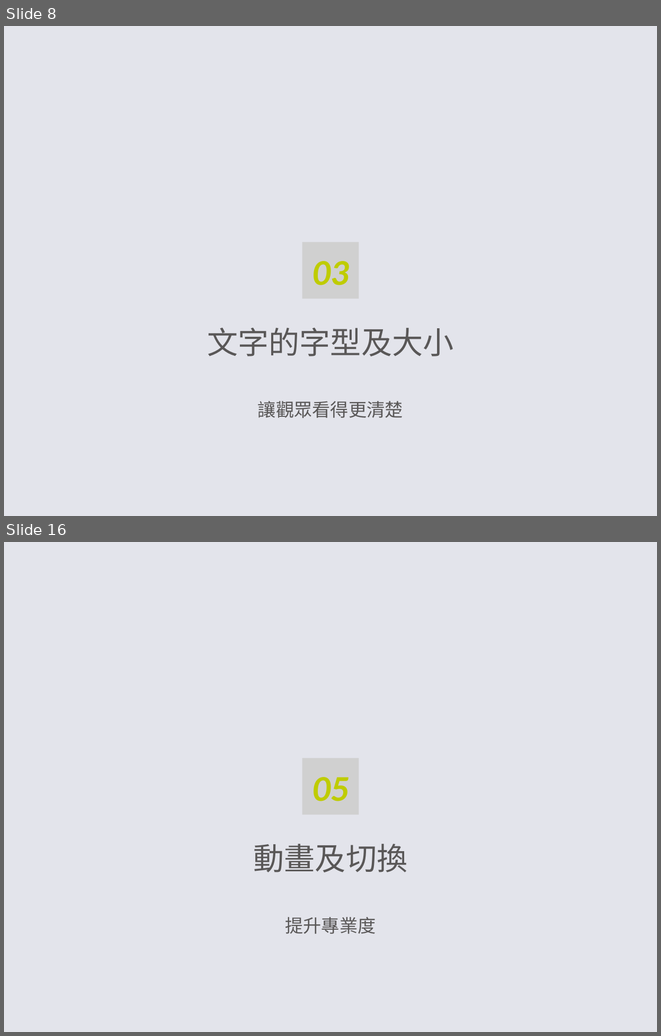
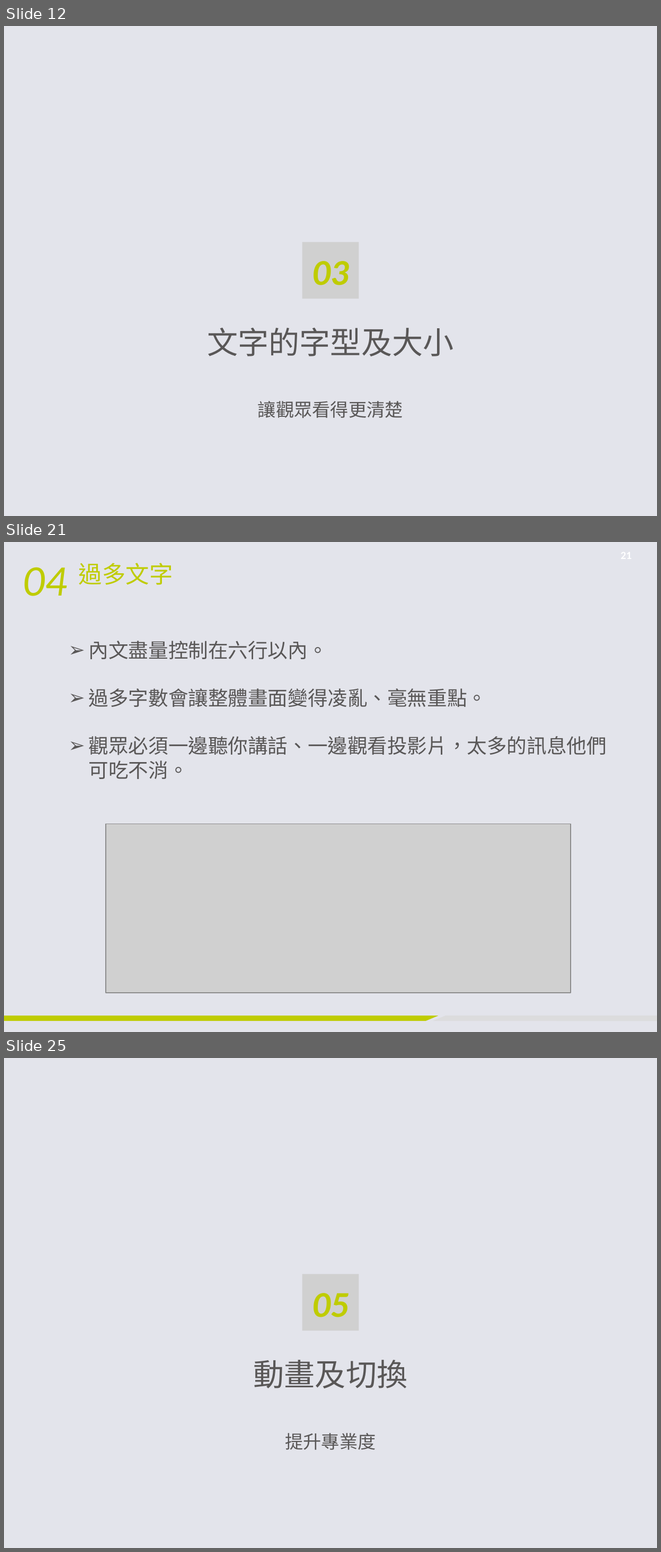
Before and after one commit to jerry092383/chungyo_hw, a slide deck: HW-Week1/簡報製作-jerry092383.pptx. Shown one above the other, each under a label of ours: slides 8 and 16 before the commit, slides 12, 21 and 25 after it; the slides between them are not shown. The pictures are 661x1036 and 661x1552 pixels, drawn with LibreOffice and Linux fonts; fonts in the diff are those of the drawing; grey boxes stand for pictures; background and template pictures are left out. Boxes give left, top, right and bottom in pixels: in the first picture for what was removed or moved away, otherwise in the second. Text is boxed around its words. In the diff, an @@ line names an element or a change of style, - is before the commit and + after.

```diff
--- a/HW-Week1/簡報製作-jerry092383.pptx
+++ b/HW-Week1/簡報製作-jerry092383.pptx
@@ slide 21 added at bbox=[4, 542, 657, 1032], background picture (left out) @@
@@ page number added at bbox=[608, 542, 644, 568], 12 pt, text #FFFFFF, bold @@
+21
@@ text added at bbox=[23, 567, 67, 596], 48 pt, text #BFCC00, italic @@
+04
@@ title added at bbox=[79, 563, 173, 585], 26 pt, text #BFCC00 @@
+過多文字
@@ text added at bbox=[89, 641, 607, 779], 22 pt, text #595757 @@
+➢ 內文盡量控制在六行以內。
+➢ 過多字數會讓整體畫面變得凌亂、毫無重點。
+➢ 觀眾必須一邊聽你講話、一邊觀看投影片，太多的訊息他們可吃不消。
@@ picture added at bbox=[106, 823, 571, 992] @@
@@ freeform shape added at bbox=[4, 1015, 438, 1021], fill #BFCC00 @@
@@ freeform shape added at bbox=[432, 1015, 657, 1021], fill #DCDCDD @@
@@ what was slide 8 is now slide 12 @@
@@ what was slide 16 is now slide 25 @@
```
Also in this commit, not shown: 10 slides changed, 14 other slides added, 4 slides removed, 16 other files.
